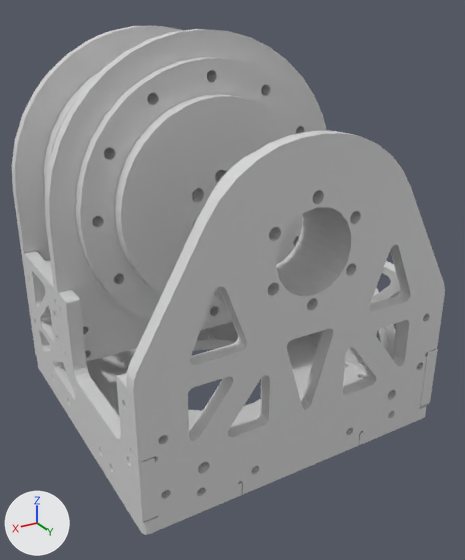
The COLLADA model src/robots/engineer_description/dae/link1.dae, before and after one commit.
Before and after are seen from a camera (50 mm lens) standing at (0.114, 0.206, 0.187) and looking at (0.001, 0.018, 0.093). Arrows for +X, +Y and +Z are at lower left; the lights stay in place. The older version comes first. Where no turn or scale is listed for an object, it has been applied to the vertices. Vertices at exactly the same position are counted once.

In view in the first picture: 'node_cbebc065_7b71_4924_a801_acfa2aa52ee4_mesh0'.
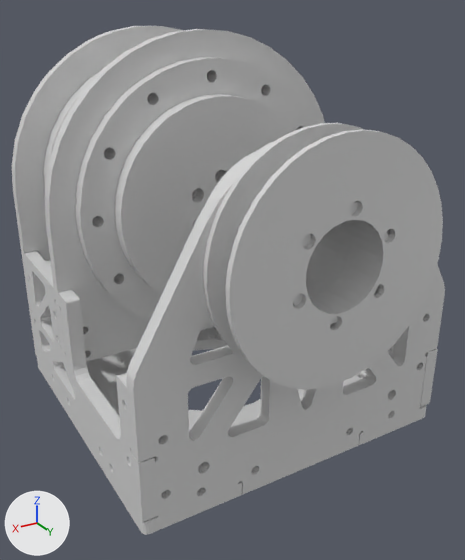
Where the change shows, as pixel boxes [x1, y1, x2, y2] in the pictures (465 x 560 px):
part 1 of me_node_cbebc065_7b71_4924_a801_acfa2aa52ee4_mesh0, added: after [230, 199, 390, 328]
part 2 of me_node_cbebc065_7b71_4924_a801_acfa2aa52ee4_mesh0, added: after [226, 129, 443, 390]
part 3 of me_node_cbebc065_7b71_4924_a801_acfa2aa52ee4_mesh0, built on: before [302, 143, 316, 198]; after [203, 123, 365, 362]

Patch to the scene script:
```diff
--- a/src/robots/engineer_description/dae/link1.dae.py
+++ b/src/robots/engineer_description/dae/link1.dae.py
@@ me_node_cbebc065_7b71_4924_a801_acfa2aa52ee4_mesh0 @@
 # used by ob_node_cbebc065_7b71_4924_a801_acfa2aa52ee4_mesh0; location = (0.0, 0.0, 0.0)
-me_node_cbebc065_7b71_4924_a801_acfa2aa52ee4_mesh0.from_pydata(...)  # 15846 vertices, 32659 faces; spans x -0.06..0.06, y -0.0582..0.0653, z 0.039..0.179
+me_node_cbebc065_7b71_4924_a801_acfa2aa52ee4_mesh0.from_pydata(...)  # 17734 vertices, 36531 faces; spans x -0.06..0.06, y -0.0582..0.079, z 0.039..0.179
+# me_node_cbebc065_7b71_4924_a801_acfa2aa52ee4_mesh0 part 1: a new loose piece of 1264 vertices spanning x -0.0311..0.0311, y 0.067..0.077, z 0.0879..0.15, in mat_mat_0 (light grey #d9d9d9)
+# me_node_cbebc065_7b71_4924_a801_acfa2aa52ee4_mesh0 part 2: a new loose piece of 312 vertices spanning x -0.038..0.038, y 0.077..0.079, z 0.081..0.1569, in mat_mat_0 (light grey #d9d9d9)
+# me_node_cbebc065_7b71_4924_a801_acfa2aa52ee4_mesh0 part 3: 1 vertex moved within x 0.0018, y 0.065, z 0.1371; 312 vertices added at x -0.038..0.038, y 0.065..0.067, z 0.0811..0.157
 me_node_cbebc065_7b71_4924_a801_acfa2aa52ee4_mesh0.materials.append(mat_mat_0)
```
